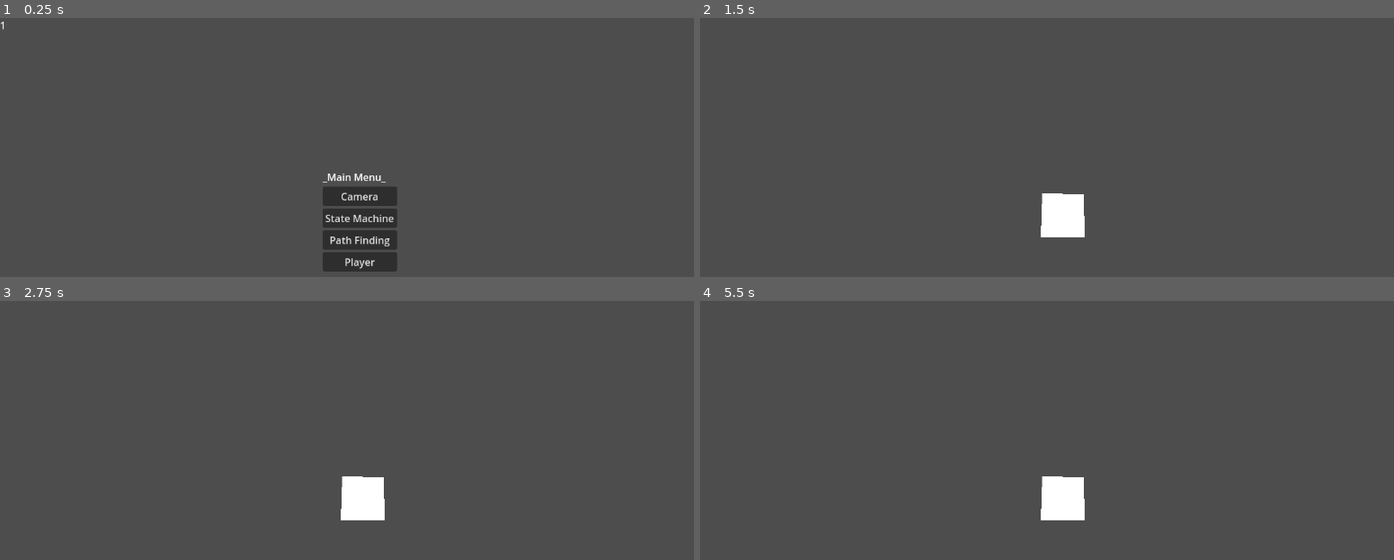
Above: before the commit, frames 1-4 (two rows, left to right).
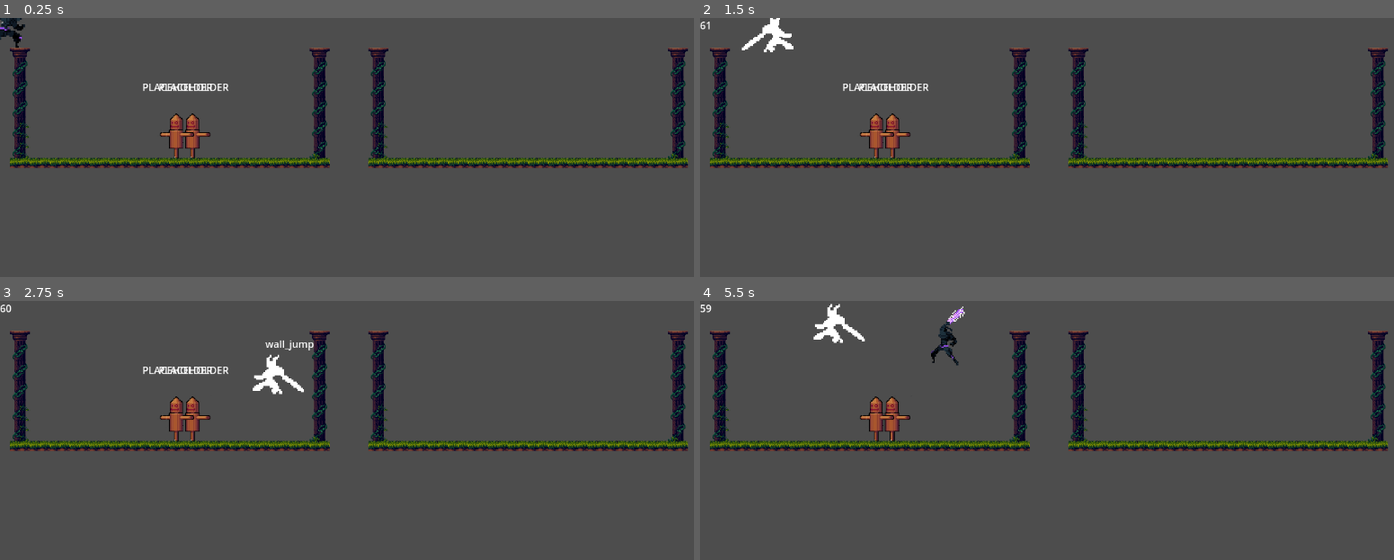
Above: after the commit, the same moments.

Repository: pablopenna/godot_learning
Game: Godot game, scene res://projects/state_machine/scenes/main.tscn
Two runs of this game, one before a commit and one after it. Both use one fixed random seed, a clock stepped at 60 frames per second and the inputs below. Before the commit the project starts from res://projects/main_menu/scenes/main_menu.tscn. The engine's default icon, where the game draws it, is replaced by a stand-in: a white triangle on a blue panel in a dark square.
Inputs (mouse positions are in pixels of both pictures, inside the frame that each line leads up to):
- Up to frame 1 (0.25 s): no input
- Up to frame 2 (1.5 s): click (1060, 196) at 0.5 s, where only the run before the commit has a clickable "Camera"; tap Enter (ui_accept) at 1.25 s; hold D (move_right) from 1.28 s (still down); hold Shift (dash) from 1.28 s (still down); tap J (attack) at 1.35 s
- Up to frame 3 (2.75 s): keep holding D (move_right); tap Space (jump) at 1.52, 1.82, 2.27, 2.3, 2.57 s; release Shift (dash) at 2.03 s; tap Shift (dash) at 2.1 s
- Up to frame 4 (5.5 s): release D (move_right) at 2.78 s; hold A (move_left) 2.78-3.53 s; hold Space (jump) 2.78-3.53 s; tap J (attack) at 3.05, 3.6, 5.3 s; hold D (move_right) 3.53-5.03 s; tap Space (jump) at 3.77, 4.07, 4.52, 4.55, 4.82, 5.27 s; tap Shift (dash) at 3.8 s; hold Shift (dash) 4.28-5.03 s; hold A (move_left) from 5.03 s (still down); tap Ctrl (summon) at 5.1 s

The runs differ from the first frame. In frame 1, 11% of the frame differs, in the area x 0-100%, y 0-98%; in frame 2, 9.2%; in frame 3, 9.3%; in frame 4, 9.3%.

Commit message:
Simplify blink_attack, add rush_attack and movement tweaks

Diff:
--- a/common/scenes/hurtbox/hurtbox.gd
+++ b/common/scenes/hurtbox/hurtbox.gd
@@ -23,3 +23,9 @@
 		$RichTextLabel.text = "Ouch!"
 		await get_tree().create_timer(0.1).timeout
 		$RichTextLabel.text = ""
+
+static func get_hurtbox_from_collider(collider) -> Hurtbox:
+	var hurtbox = collider as Hurtbox
+	if hurtbox != null:
+		return hurtbox
+	return null
--- a/common/scenes/terrain.tscn
+++ b/common/scenes/terrain.tscn
@@ -7,4 +7,4 @@
 [node name="TileMap" type="TileMap" parent="."]
 tile_set = ExtResource("1_0maln")
 format = 2
-layer_0/tile_data = PackedInt32Array(917507, 917505, 7, 9175 …(576 unchanged characters)…  1048577, 5, 655362, 983041, 6, 720898, 1179649, 6, 786434, 1179649, 7, 851970, 1179649, 8, 655391, 1048577, 4, 720927, 1048577, 5 …(752 unchanged characters)…
+layer_0/tile_data = PackedInt32Array(917507, 917505, 7, 9175 …(576 unchanged characters)…  1048577, 5, 655362, 983041, 6, 720898, 983041, 6, 786434, 983041, 6, 851970, 983041, 6, 655391, 1048577, 4, 720927, 1048577, 5 …(752 unchanged characters)…
--- a/project.godot
+++ b/project.godot
@@ -11,7 +11,7 @@
 [application]
 
 config/name="Learning_Godot"
-run/main_scene="res://projects/main_menu/scenes/main_menu.tscn"
+run/main_scene="res://projects/state_machine/scenes/main.tscn"
 config/features=PackedStringArray("4.2", "Forward Plus")
 run/max_fps=60
 config/icon="res://icon.svg"
--- a/projects/state_machine/scenes/main.tscn
+++ b/projects/state_machine/scenes/main.tscn
@@ -20,7 +20,7 @@
 [node name="Player" parent="." instance=ExtResource("3_yehho")]
 
 [node name="Dummy" parent="." instance=ExtResource("4_nxh17")]
-position = Vector2(387, 187)
+position = Vector2(309, 187)
 speed = 0
 
 [node name="Dummy2" parent="." instance=ExtResource("4_nxh17")]
--- a/projects/state_machine/scenes/player.tscn
+++ b/projects/state_machine/scenes/player.tscn
@@ -20,12 +20,16 @@
 [ext_resource type="Script" path="res://projects/state_machine/scripts/states/attack/blink_attack.gd" id="15_7ck2g"]
 [ext_resource type="PackedScene" uid="uid://28mkgryf3qhl" path="res://common/sprites/characters/nightborne/nightborne_spritesheet.tscn" id="15_jdrqr"]
 [ext_resource type="Script" path="res://common/scenes/entity/sprite_rotating_with_face_direction.gd" id="16_c7kal"]
+[ext_resource type="Script" path="res://projects/state_machine/scripts/states/attack/rush_attack.gd" id="16_fcxi5"]
 [ext_resource type="Animation" uid="uid://bichib6d0wqpy" path="res://common/sprites/characters/nightborne/default.res" id="17_8al3r"]
 [ext_resource type="Animation" uid="uid://bdrjspb6yb5li" path="res://common/sprites/characters/nightborne/run.res" id="18_b14df"]
 [ext_resource type="Script" path="res://common/scenes/entity/animation_player_with_state_map.gd" id="19_08bgl"]
 
 [sub_resource type="RectangleShape2D" id="RectangleShape2D_l7dds"]
 size = Vector2(109, 149)
+
+[sub_resource type="RectangleShape2D" id="RectangleShape2D_jpwbu"]
+size = Vector2(54, 55)
 
 [sub_resource type="RectangleShape2D" id="RectangleShape2D_ran5a"]
 size = Vector2(41, 51)
@@ -176,13 +180,35 @@
 [node name="blink_attack" type="Node" parent="StateManager"]
 script = ExtResource("15_7ck2g")
 attack_reach = 1000.0
-base_teleportation_after_attack_offset = Vector2(200, 0)
 
 [node name="HitboxData" type="Node" parent="StateManager/blink_attack"]
 script = ExtResource("13_uuxct")
 direction = Vector2(0, -1)
 speed = 500.0
 damage = 50
+
+[node name="rush_attack" type="Node" parent="StateManager" node_paths=PackedStringArray("hitbox")]
+script = ExtResource("16_fcxi5")
+hitbox = NodePath("Hitbox")
+
+[node name="HitboxData" type="Node" parent="StateManager/rush_attack"]
+script = ExtResource("13_uuxct")
+direction = Vector2(0, -1)
+speed = 500.0
+damage = 50
+
+[node name="Hitbox" type="Area2D" parent="StateManager/rush_attack" node_paths=PackedStringArray("hitbox_data", "entity_to_track")]
+collision_layer = 8
+collision_mask = 64
+monitoring = false
+monitorable = false
+script = ExtResource("13_w3wn8")
+hitbox_data = NodePath("../HitboxData")
+entity_to_track = NodePath("../../../Entity")
+
+[node name="CollisionShape2D" type="CollisionShape2D" parent="StateManager/rush_attack/Hitbox"]
+position = Vector2(39, 11)
+shape = SubResource("RectangleShape2D_jpwbu")
 
 [node name="InvocationFactory" parent="." node_paths=PackedStringArray("entity_to_get_facing_direction_from") instance=ExtResource("12_oi5i3")]
 invocationScene = ExtResource("13_7vvt5")
--- a/projects/state_machine/scripts/states/air.gd
+++ b/projects/state_machine/scripts/states/air.gd
@@ -3,12 +3,14 @@
 @export var speed = 100
 @export var gravity_multiplier = 0.8
 var custom_gravity : float = GravityUtils.get_gravity() * gravity_multiplier
+var override_momentum: bool
 
 func _ready():
 	state_name = "air"
 
 func enter():
 	print("Entering Air")
+	override_momentum = false
 
 func exit(newState):
 	managed_entity.velocity.x = 0
@@ -21,6 +23,9 @@
 	if Input.is_action_pressed("move_down") and Input.is_action_pressed("jump"):
 		change_to_state.emit("air_stomp")
 
+	if Input.is_action_just_pressed("attack"):
+		change_to_state.emit("rush_attack")
+
 	if managed_entity.is_on_floor():
 		change_to_state.emit("idle")
 
@@ -29,7 +34,8 @@
 
 func physics_process(delta):
 	var input_dir = Input.get_axis("move_left", "move_right")
-	if input_dir != 0: # Need to do this as to not overwrite the movement of other states like wall_jump if there is no input while on air
+	if input_dir != 0 or override_momentum: # Need to do this as to not overwrite the movement of other states like wall_jump if there is no input while on air
+		override_momentum = true
 		managed_entity.velocity.x =  input_dir * speed
 
 	managed_entity.velocity.y = Vector2.DOWN.y * GravityUtils.get_velocity_applying_acceleration(\
--- a/projects/state_machine/scripts/states/attack/blink_attack.gd
+++ b/projects/state_machine/scripts/states/attack/blink_attack.gd
@@ -2,7 +2,7 @@
 
 @export var attack_direction: Vector2 = Vector2.RIGHT
 @export var attack_reach: float = 400
-@export var base_teleportation_after_attack_offset: Vector2 = Vector2(100, 0)
+@onready var hitbox_data = $HitboxData
 
 func _ready():
 	state_name = "blink_attack"
@@ -18,59 +18,47 @@
 	change_to_state.emit("idle")
 
 func _attack_routine():
-	var hurtbox = _scan_hurtboxes()
-	if hurtbox:
-		print(hurtbox)
-		_apply_damage_to_hurtbox(hurtbox)
-		_teleport_opposite_to_target_hurtbox(hurtbox)
+	_hurtbox_raycast()
+	_teleport()
 	finish()
 
-func _scan_hurtboxes(): # raycast only returns a single result, which is the one it collides with first
+func _hurtbox_raycast() -> void:
 	var initial_position = managed_entity.global_position
 	var target_position = _get_target_position(initial_position)
 	var enemy_layer = PhysicsLayersNamesUtils.get_collision_layer_from_name(PhysicsLayersNamesUtils.ENEMY_HURTBOX)
 	var result = RaycastUtils.raycast(initial_position, target_position, enemy_layer)
-	print(result)
+	var colliders_ignored: Array = []
 
-	return _get_hurtbox_in_raycast_result(result)
+	while(RaycastUtils.does_result_contain_collider(result)):
+		print(result)
+		colliders_ignored.append(result.rid)
+		var hurtbox = Hurtbox.get_hurtbox_from_collider(result.collider)
+		if hurtbox:
+			hurtbox.receiveDamage(hitbox_data)
 
-func _apply_damage_to_hurtbox(hurtbox: Hurtbox):
-	hurtbox.receiveDamage($HitboxData)
+		result = RaycastUtils.raycast(initial_position, target_position, enemy_layer, colliders_ignored)
 
-func _teleport_opposite_to_target_hurtbox(target: Hurtbox):
-	var default_offset = target.global_position + _get_teleportation_after_attack_offset()
-	var environment_collision = _check_environment_collision(managed_entity.position, default_offset)
-	if environment_collision:
-		managed_entity.position.x = environment_collision.x
-	else:
-		managed_entity.position.x = default_offset.x
+func _teleport():
+	var point_of_collision_with_environment = _environment_raycast()
+	var teleport_position = _get_target_position(managed_entity.global_position) if point_of_collision_with_environment == null else point_of_collision_with_environment
+	print("tp mv %s" % teleport_position)
+	print("global pos: %s" % managed_entity.global_position)
+	managed_entity.position = teleport_position
 
-func _check_environment_collision(initial_pos: Vector2, target_pos: Vector2):
+func _environment_raycast():
+	var initial_position = managed_entity.global_position
+	var target_position = _get_target_position(initial_position)
 	var environment_layer = PhysicsLayersNamesUtils.get_collision_layer_from_name(PhysicsLayersNamesUtils.ENVIRONMENT)
-	var raycast_result = RaycastUtils.raycast(initial_pos, target_pos, environment_layer)
+	var result = RaycastUtils.raycast(initial_position, target_position, environment_layer)
 
-	if RaycastUtils.does_result_contain_collider(raycast_result):
-		return raycast_result.position
-	return null
-
-func _get_hurtbox_in_raycast_result(raycast_result: Dictionary):
-	if RaycastUtils.does_result_contain_collider(raycast_result):
-		var hurtbox = raycast_result.collider as Hurtbox
-		if hurtbox != null:
-			return hurtbox
+	if RaycastUtils.does_result_contain_collider(result):
+		print(result)
+		print(result.position)
+		return result.position
+	print("no ENV COLLISIOn")
 	return null
 
 func _get_target_position(initial_position):
 	var vector_to_be_added = attack_direction.normalized() * attack_reach
-	vector_to_be_added.x = vector_to_be_added.x * _get_attack_facing_way()
-
+	vector_to_be_added.x = vector_to_be_added.x * managed_entity.facing_direction
 	return initial_position + vector_to_be_added
-
-func _get_attack_facing_way():
-	return 1 if managed_entity.facing_direction == FacingDirectionUtils.FacingDirection.RIGHT else -1
-
-func _get_teleportation_after_attack_offset():
-	var teleportation_offset = base_teleportation_after_attack_offset
-	teleportation_offset.x = teleportation_offset.x * _get_attack_facing_way()
-
-	return teleportation_offset
--- /dev/null
+++ b/projects/state_machine/scripts/states/attack/rush_attack.gd
@@ -0,0 +1,36 @@
+extends BaseAttackState
+
+@export var attack_speed: float = 1000
+var attack_duration_in_ms: int
+@export var attack_distance: float = 200
+@onready var hitbox_data = $HitboxData
+
+var attack_start_time_in_ms: int
+
+func _ready():
+	state_name = "rush_attack"
+
+func enter():
+	print("Entering Rush Attack")
+	_calculate_attack_duration_from_distance()
+	attack_start_time_in_ms = Time.get_ticks_msec()
+	enableHitboxes()
+
+func exit(_new_state):
+	print("Exiting Rush Attack")
+	disableHitboxes()
+
+func finish():
+	managed_entity.velocity.x = 0
+	change_to_state.emit("idle")
+
+func process(delta):
+	var vertical_velocity = 0 if managed_entity.is_on_floor() else (managed_entity.velocity.y + GravityUtils.get_gravity() * delta)
+	managed_entity.velocity = Vector2(attack_speed * managed_entity.facing_direction, vertical_velocity)
+
+	if(Time.get_ticks_msec() > attack_start_time_in_ms + attack_duration_in_ms):
+		finish()
+
+
+func _calculate_attack_duration_from_distance():
+	attack_duration_in_ms = (attack_distance / attack_speed) * 1000
--- a/projects/state_machine/scripts/states/move.gd
+++ b/projects/state_machine/scripts/states/move.gd
@@ -15,11 +15,14 @@
 
 	managed_entity.velocity.x = Input.get_axis("move_left", "move_right") * speed
 
-	if Input.is_action_pressed("jump"):
+	if Input.is_action_just_pressed("jump"):
 		change_to_state.emit("jump")
 
-	if Input.is_action_pressed("dash"):
+	if Input.is_action_just_pressed("dash"):
 		change_to_state.emit("dash")
+
+	if Input.is_action_just_pressed("attack"):
+		change_to_state.emit("rush_attack")
 
 	if managed_entity.velocity.x == 0:
 		change_to_state.emit("idle")
Not shown: 1 places in projects/state_machine/scenes/player.tscn that only renumber resources
Not shown, changed: NOTES.md
